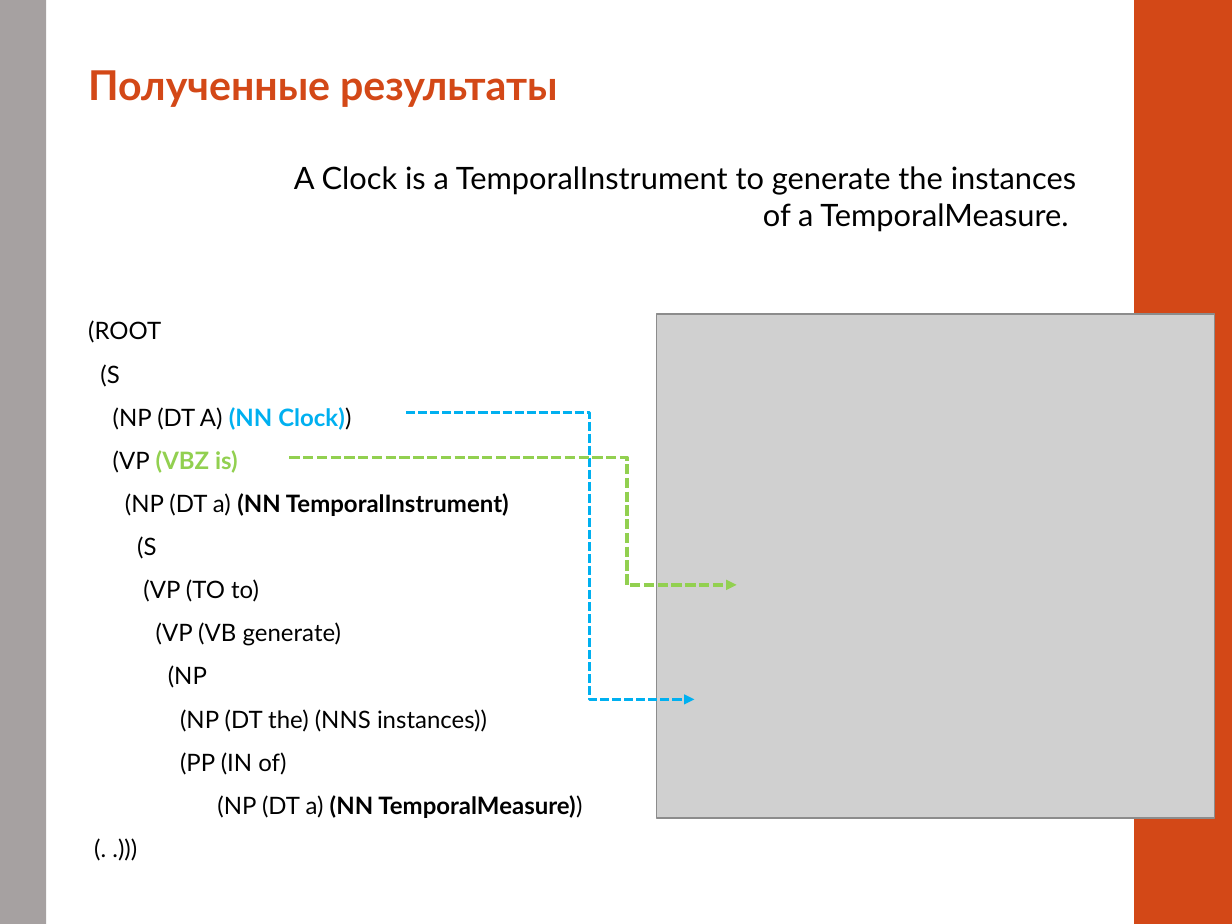
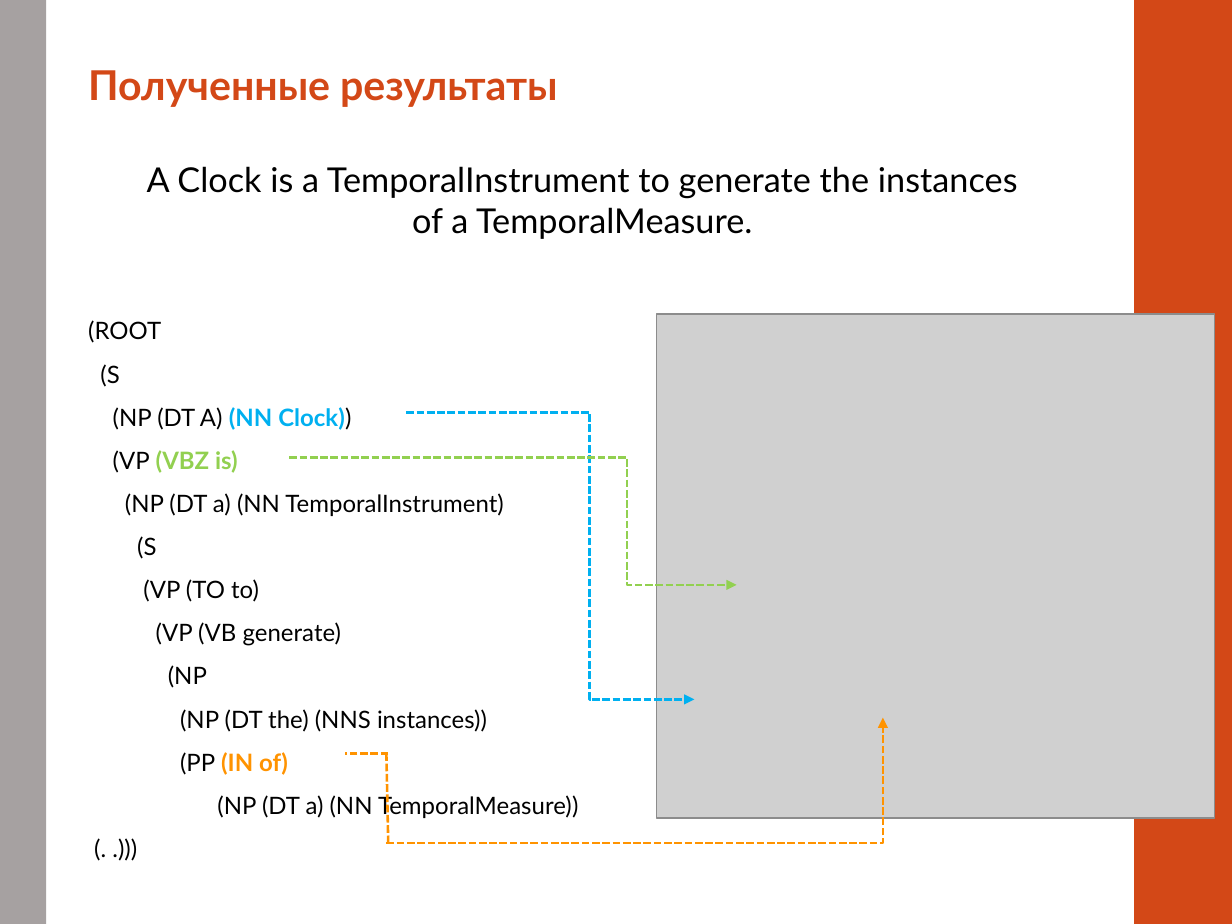
Before and after one commit to alexnodejs/onto-diploma, a slide deck: slide 7 of presentation/Moiseyenko_presentation_cut.pptx. Drawn at 1232x924 pixels with LibreOffice and Linux fonts; fonts in the diff are those of the drawing; grey boxes stand for pictures. Boxes give left, top, right and bottom in pixels: in the first picture for what was removed or moved away, otherwise in the second. Text is boxed around its words. In the diff, an @@ line names an element or a change of style, - is before the commit and + after.

```diff
--- a/presentation/Moiseyenko_presentation_cut.pptx
+++ b/presentation/Moiseyenko_presentation_cut.pptx
@@ text "A Clock is a TemporalInstrument ..." at box(147, 166, 1018, 239): size 18 to 20 pt; alignment right to centre @@
@@ elbow arrow (407, 413) - (695, 700): stroke #00B0F0 1.75 pt dashed to #00B0F0 1.5 pt dashed @@
@@ elbow arrow (290, 457) - (737, 585): stroke #92D050 2 pt dashed to #92D050 1.5 pt dashed @@
@@ text at box(125, 493, 579, 820): bold off in "(NN TemporalInstrument)", "(NN TemporalMeasure))"; text colour #000000 to #FF9300, bold on in "(IN of)" @@
@@ elbow arrow added from (387, 843) to (883, 718), #FF9300 1.5 pt dashed @@
@@ line added from (388, 753) to (345, 753), #FF9300 1.5 pt dashed @@
@@ line added from (387, 753) to (388, 843), #FF9300 1.5 pt dashed @@
```
Also in this commit, not shown: 2 other slides changed, 1 slide added, 1 slide removed.
